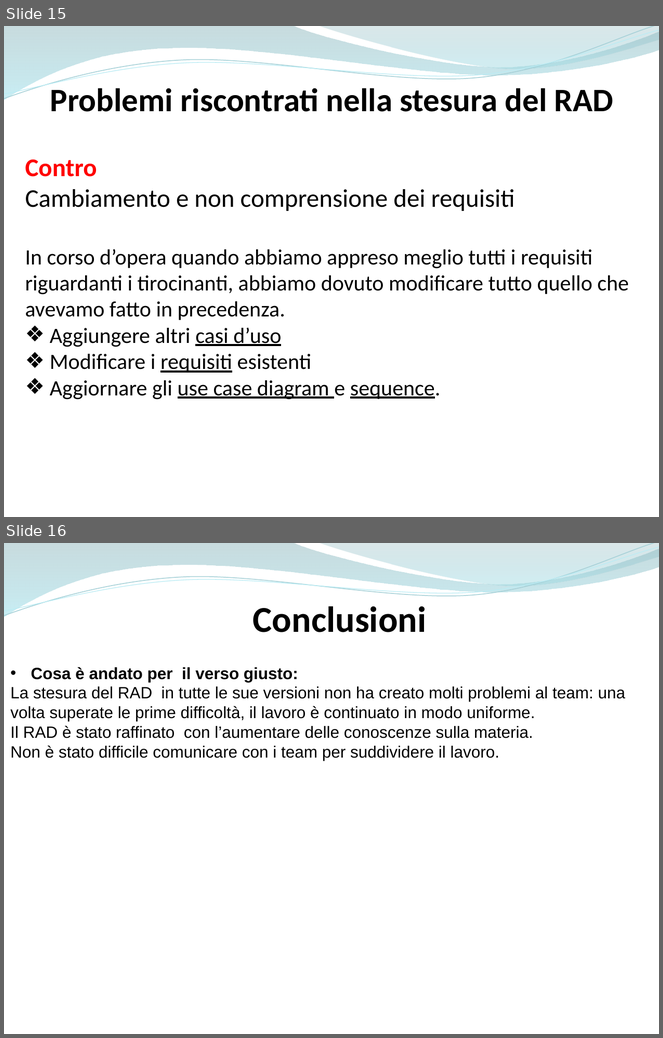
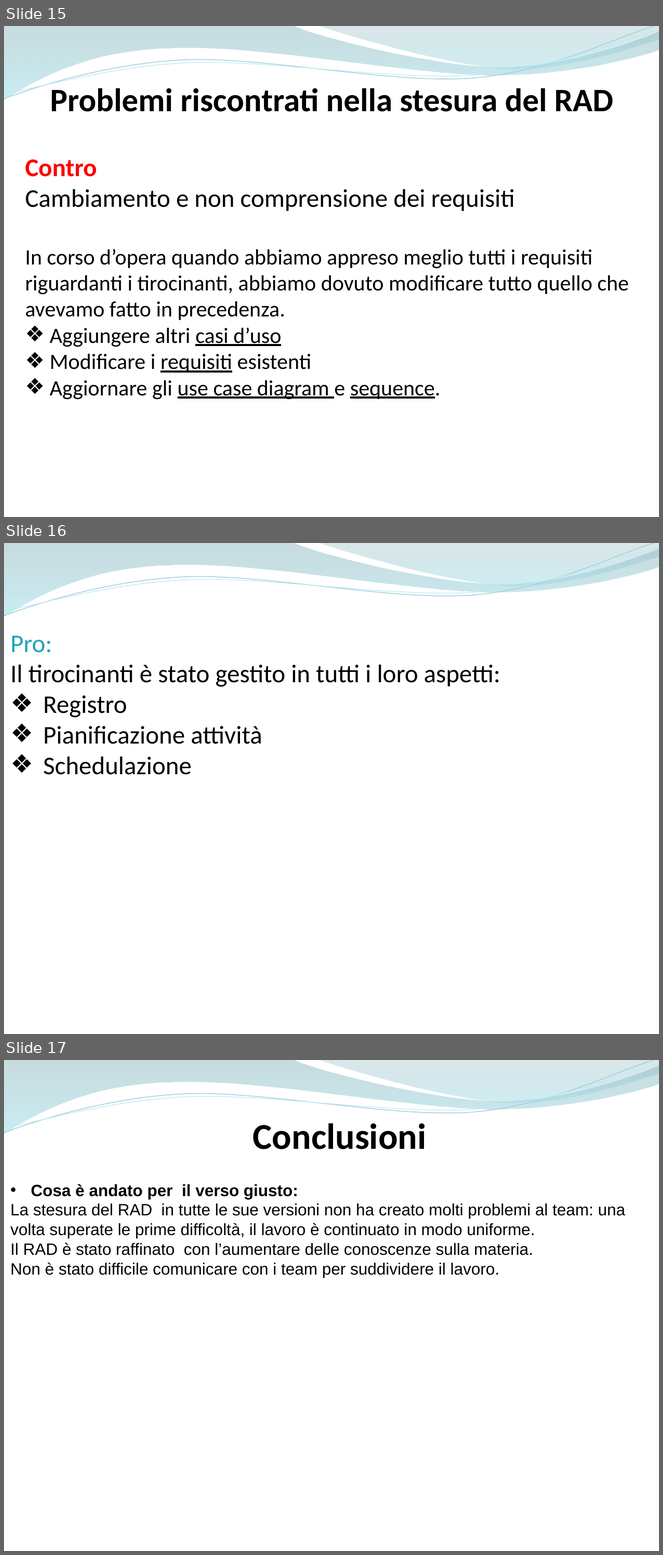
Before and after one commit to ammirate/at-silo, a slide deck: Presentazione/Atsilo2/Durante/Atsilo_M_PresentazioneFinale.pptx. Shown one above the other, each under a label of ours: slides 15 and 16 before the commit, slides 15, 16 and 17 after it. The pictures are 663x1038 and 663x1555 pixels, drawn with LibreOffice and Linux fonts; fonts in the diff are those of the drawing. Boxes give left, top, right and bottom in pixels: in the first picture for what was removed or moved away, otherwise in the second. Text is boxed around its words. In the diff, an @@ line names an element or a change of style, - is before the commit and + after.

```diff
--- a/Presentazione/Atsilo2/Durante/Atsilo_M_PresentazioneFinale.pptx
+++ b/Presentazione/Atsilo2/Durante/Atsilo_M_PresentazioneFinale.pptx
@@ slide 16 added at (x1=4, y1=543, x2=659, y2=1034), background #FFFFFF; not listed: 4 template elements that a slide beside it also shows @@
@@ text added at (x1=10, y1=636, x2=501, y2=775), 28 pt, text #000000 @@
+Pro:
+Il tirocinanti è stato gestito in tutti i loro aspetti:
+❖ Registro
+❖ Pianificazione attività
+❖ Schedulazione
@@ what was slide 16 is now slide 17 @@
```
Also in this commit, not shown: 1 slide changed.
